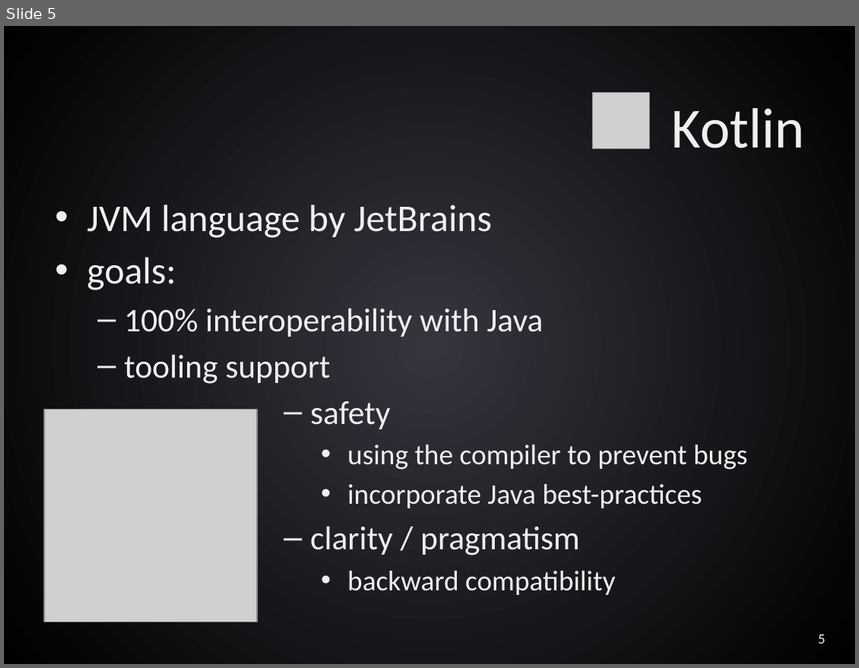
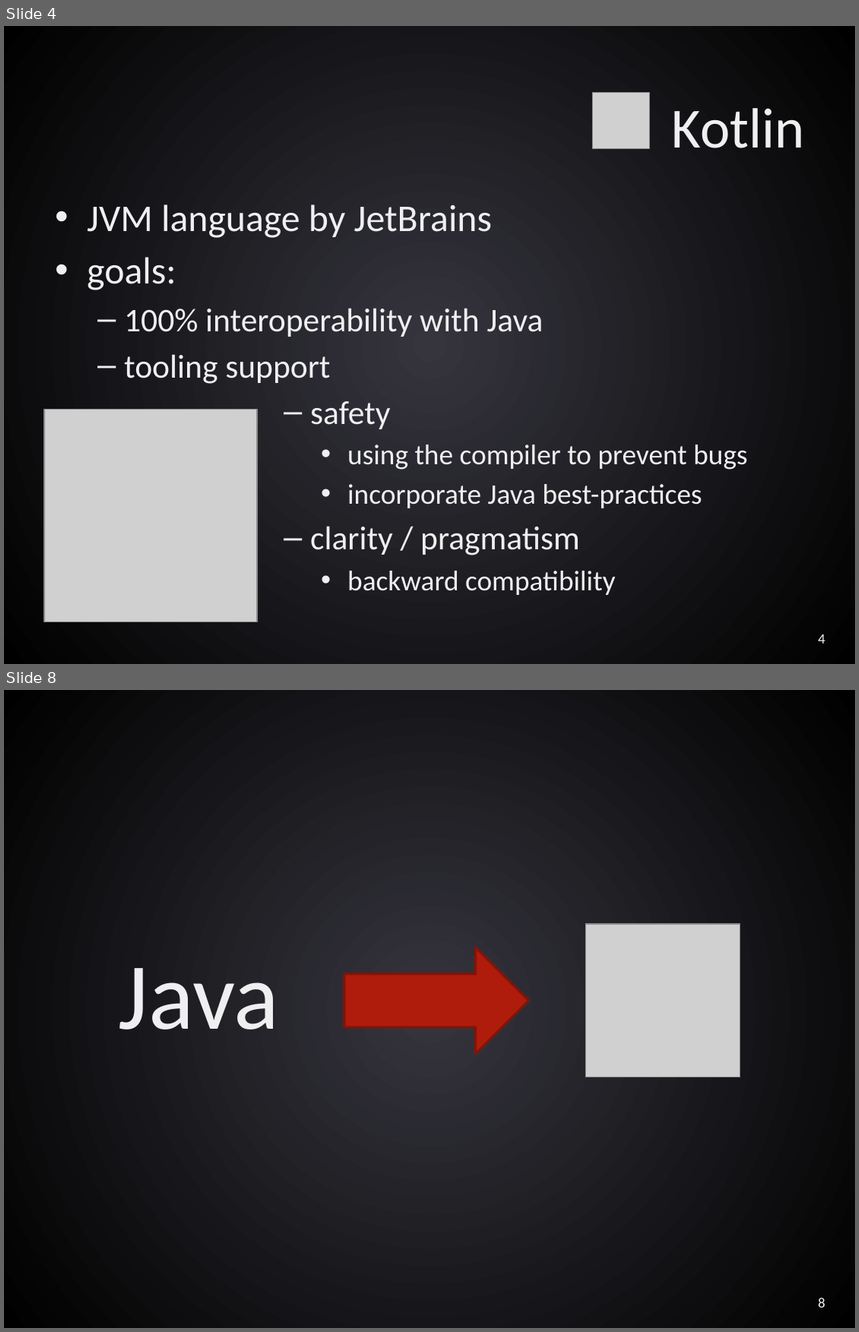
Before and after one commit to desilvai/talks, a slide deck: kotlin/kotlin.pptx. Shown one above the other, each under a label of ours: slide 5 before the commit, slides 4 and 8 after it; the slides between them are not shown. The pictures are 859x668 and 859x1332 pixels, drawn with LibreOffice and Linux fonts; fonts in the diff are those of the drawing; grey boxes stand for pictures. Boxes give left, top, right and bottom in pixels: in the first picture for what was removed or moved away, otherwise in the second. Text is boxed around its words. In the diff, an @@ line names an element or a change of style, - is before the commit and + after.

```diff
--- a/kotlin/kotlin.pptx
+++ b/kotlin/kotlin.pptx
@@ slide 8 added at bbox=[4, 690, 855, 1328], background gradient #36363E to #000000 @@
@@ picture added at bbox=[585, 924, 740, 1078] @@
@@ right arrow added at bbox=[344, 948, 529, 1054], fill #B01C0C, outline #821509 2 pt @@
@@ text added at bbox=[119, 968, 279, 1030], 80 pt, text #EFEFF1 @@
+Java
@@ page number added at bbox=[818, 1298, 825, 1308], 12 pt, text #F3F3F5 @@
+8
@@ what was slide 5 is now slide 4 @@
@@ page number at bbox=[818, 635, 825, 644]: text changed @@
-5
+4
```
Also in this commit, not shown: 1 slide changed, 4 other slides added, 2 slides removed, 1 other file.
